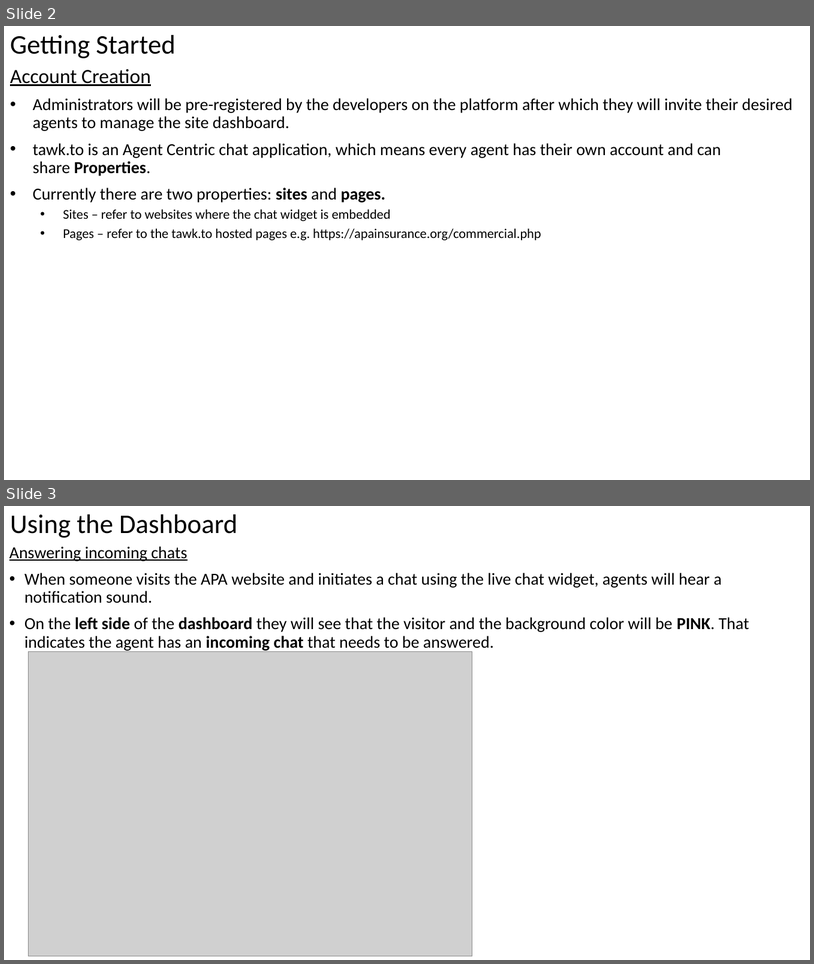
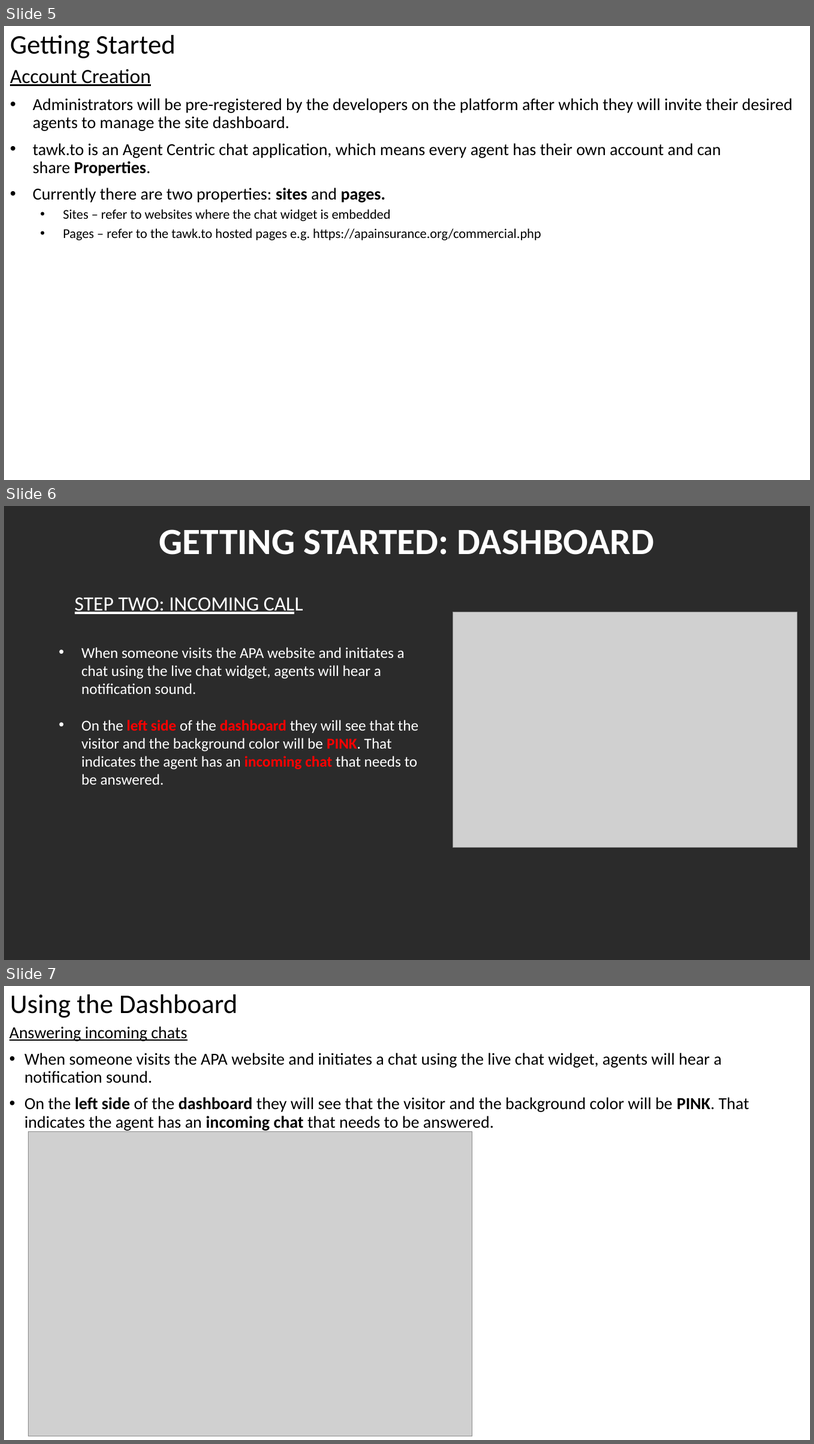
Before and after one commit to peterchege/platform, a slide deck: Tawt to documentation report.pptx. Shown one above the other, each under a label of ours: slides 2 and 3 before the commit, slides 5, 6 and 7 after it. The pictures are 814x964 and 814x1444 pixels, drawn with LibreOffice and Linux fonts; fonts in the diff are those of the drawing; grey boxes stand for pictures; background and template pictures are left out; a plain dark background stands for a picture behind light text. Boxes give left, top, right and bottom in pixels: in the first picture for what was removed or moved away, otherwise in the second. Text is boxed around its words. In the diff, an @@ line names an element or a change of style, - is before the commit and + after.

```diff
--- a/Tawt to documentation report.pptx
+++ b/Tawt to documentation report.pptx
@@ slide 6 added at [4,506,810,960], background picture (left out) @@
@@ title added at [159,529,654,555], 44 pt, text #FFFFFF, bold @@
+GETTING STARTED: DASHBOARD
@@ text added at [75,597,303,614], 24 pt, text #FFFFFF, underline @@
+STEP TWO: INCOMING CALL
@@ picture added at [453,612,798,848] @@
@@ text added at [81,647,419,784], 18 pt, text #FFFFFF @@
+• When someone visits the APA website and initiates a chat using the live chat widget, agents will hear a notification sound.
+• On the left side of the dashboard they will see that the visitor and the background color will be PINK. That indicates the agent has an incoming chat that needs to be answered.
@@ what was slide 2 is now slide 5 @@
@@ what was slide 3 is now slide 7 @@
```
Also in this commit, not shown: 4 other slides added.
